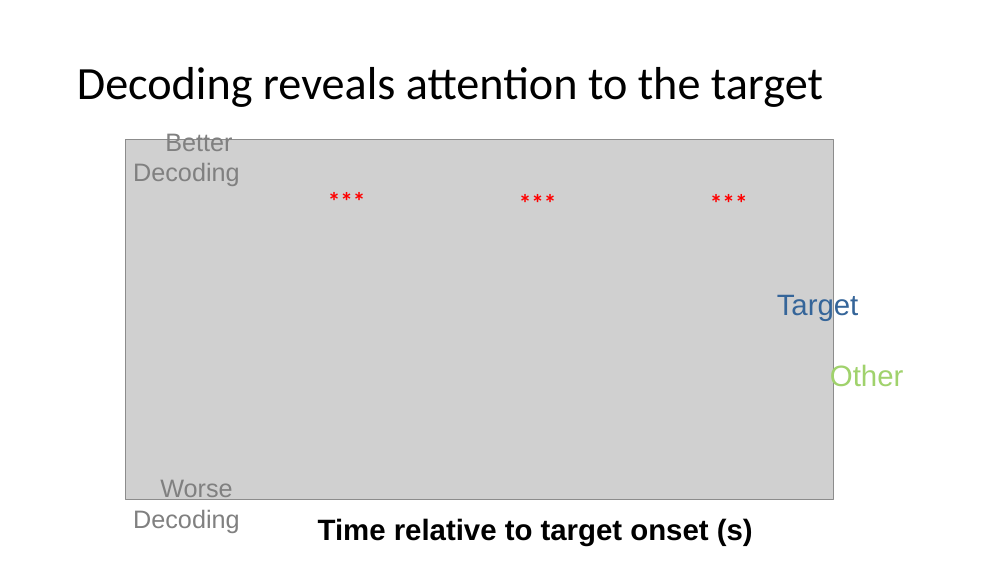
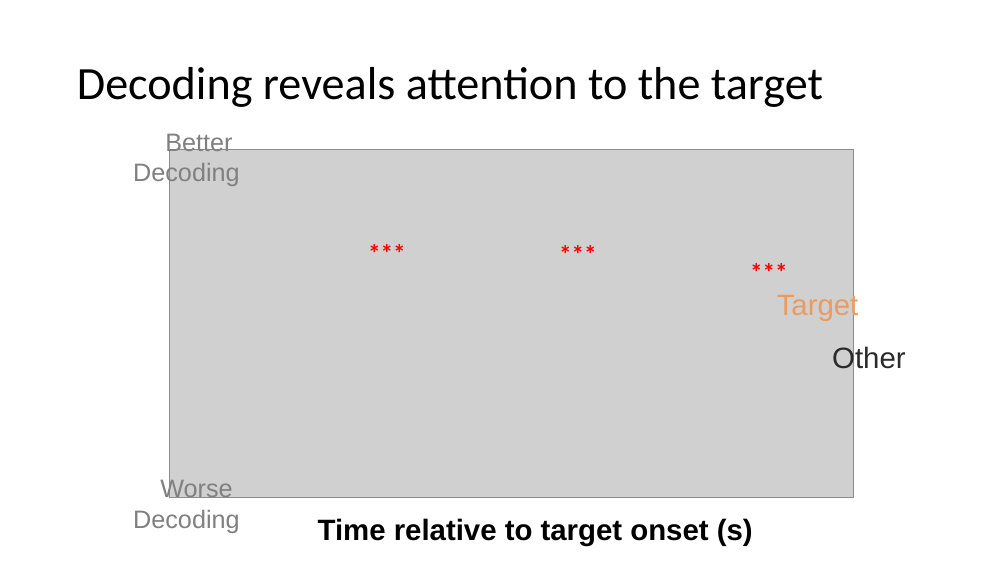
Before and after one commit to haberdashPI/german_track, a slide deck: slide 69 of presentations/ARO_2021/adapting_auditory_attention.pptx (slide 72 before the commit). Drawn at 1008x567 pixels with LibreOffice and Linux fonts; fonts in the diff are those of the drawing; grey boxes stand for pictures. Boxes give left, top, right and bottom in pixels: in the first picture for what was removed or moved away, otherwise in the second. Text is boxed around its words. In the diff, an @@ line names an element or a change of style, - is before the commit and + after.

```diff
--- a/presentations/ARO_2021/adapting_auditory_attention.pptx
+++ b/presentations/ARO_2021/adapting_auditory_attention.pptx
@@ picture: place and size @@
-picture at box(126, 140, 833, 499)
+picture at box(169, 150, 854, 498)
@@ text "***": place and size @@
-text "***" at box(321, 181, 374, 219)
+text "***" at box(361, 234, 414, 271)
@@ text "***": place and size @@
-text "***" at box(512, 183, 566, 221)
+text "***" at box(552, 235, 606, 273)
@@ text "***": place and size @@
-text "***" at box(702, 183, 756, 221)
+text "***" at box(743, 253, 796, 290)
@@ text "Target" at box(777, 292, 859, 321): text colour #356599 to #EA9B5F @@
@@ text "Other": place and size @@
-text "Other" at box(830, 363, 903, 392)
+text "Other" at box(832, 345, 905, 374)
@@ text "Other" at box(832, 345, 905, 374): text colour #A0D26C to #2C2B2C @@
```
Also in this commit, not shown: 29 other slides changed, 4 slides added, 3 slides removed.
